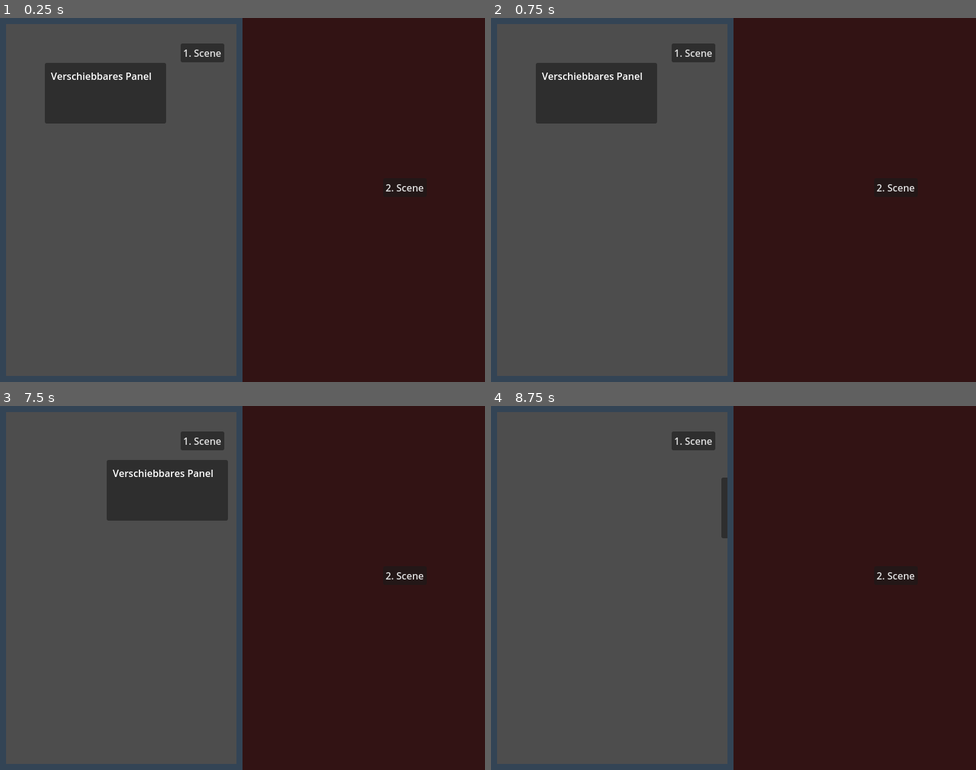
Above: before the commit, frames 1-4 (two rows, left to right).
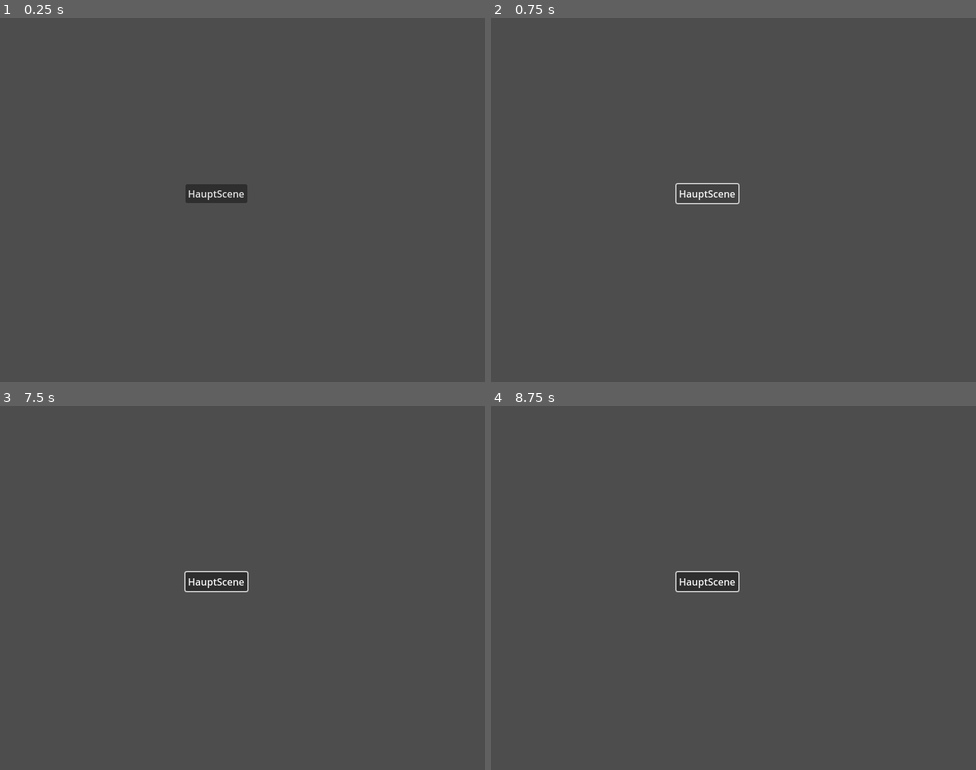
Above: after the commit, the same moments.

Repository: GizehFire/GodotPrototypTest
Game: Godot game, scene res://main.tscn
Same seed, same stepped clock (60 frames per second), same inputs: the game is played once before the commit and once after it.
Inputs (mouse positions are in pixels of both pictures, inside the frame that each line leads up to):
- Up to frame 1 (0.25 s): no input
- Up to frame 2 (0.75 s): click "HauptScene" at 0.5 s
- Up to frame 3 (7.5 s): click "1. Scene" (after the commit: "HauptScene") at 1.25 s; click "2. Scene" (after the commit: "HauptScene") at 2 s; click "HauptScene" at 2.75 s; click "1. Scene" (after the commit: "HauptScene") at 3.5 s; click "2. Scene" (after the commit: "HauptScene") at 4.25 s; click "HauptScene" at 5 s; click "1. Scene" (after the commit: "HauptScene") at 5.75 s; click "2. Scene" (after the commit: "HauptScene") at 6.5 s; tap Enter at 7.25 s; drag from (106, 482) to (291, 507) at 7.27 s
- Up to frame 4 (8.75 s): tap Space at 8 s; drag from (597, 482) to (709, 660) at 8.02 s

The runs differ from the first frame. In frame 1, 59% of the frame differs, in the area x 0-100%, y 0-100%; in frame 2, 59%; in frame 3, 59%; in frame 4, 55%.

Commit message:
Leere Schablone

Diff:
--- a/main.gd
+++ b/main.gd
@@ -1,42 +1,4 @@
 extends Node2D
 
 func _ready():
-	# Zugriff auf die Root-Node und alle Child-Nodes durchlaufen
-	list_all_nodes(get_tree().root)  # Beginne beim Root-Node
-
-func list_all_nodes(node):
-	print(node.name)  # Gibt den Namen jeder Node aus
-	for child in node.get_children():
-		list_all_nodes(child)  # Rekursiver Aufruf für alle Kind-Nodes
-
-	var scene_size = Vector2(400, 600)
-
-	# Erstelle den ersten SubViewport und seinen Container
-	var viewport_container1 = SubViewportContainer.new()
-	var viewport1 = SubViewport.new()
-	viewport1.size = scene_size  # Setze die Größe des Viewports auf die Größe der Szene
-	viewport1.render_target_update_mode = SubViewport.UPDATE_ALWAYS  # Ständig aktualisieren
-	viewport_container1.add_child(viewport1)
-	add_child(viewport_container1)
-
-	# Lade und füge die erste Szene hinzu
-	var scene1 = load("res://scene1.tscn").instantiate()
-	viewport1.add_child(scene1)  # Szene wird in den SubViewport geladen
-
-	# Setze die Position des ersten Containers
-	viewport_container1.position = Vector2(0, 0)
-
-	# Erstelle den zweiten SubViewport und seinen Container
-	var viewport_container2 = SubViewportContainer.new()
-	var viewport2 = SubViewport.new()
-	viewport2.size = scene_size  # Setze die Größe des Viewports auf die Größe der Szene
-	viewport2.render_target_update_mode = SubViewport.UPDATE_ALWAYS
-	viewport_container2.add_child(viewport2)
-	add_child(viewport_container2)
-
-	# Lade und füge die zweite Szene hinzu
-	var scene2 = load("res://scene2.tscn").instantiate()
-	viewport2.add_child(scene2)  # Szene wird in den SubViewport geladen
-
-	# Setze die Position des zweiten Containers direkt rechts neben dem ersten
-	viewport_container2.position = Vector2(scene_size.x, 0)  # Positioniert den zweiten Container rechts neben dem ersten
+	pass
